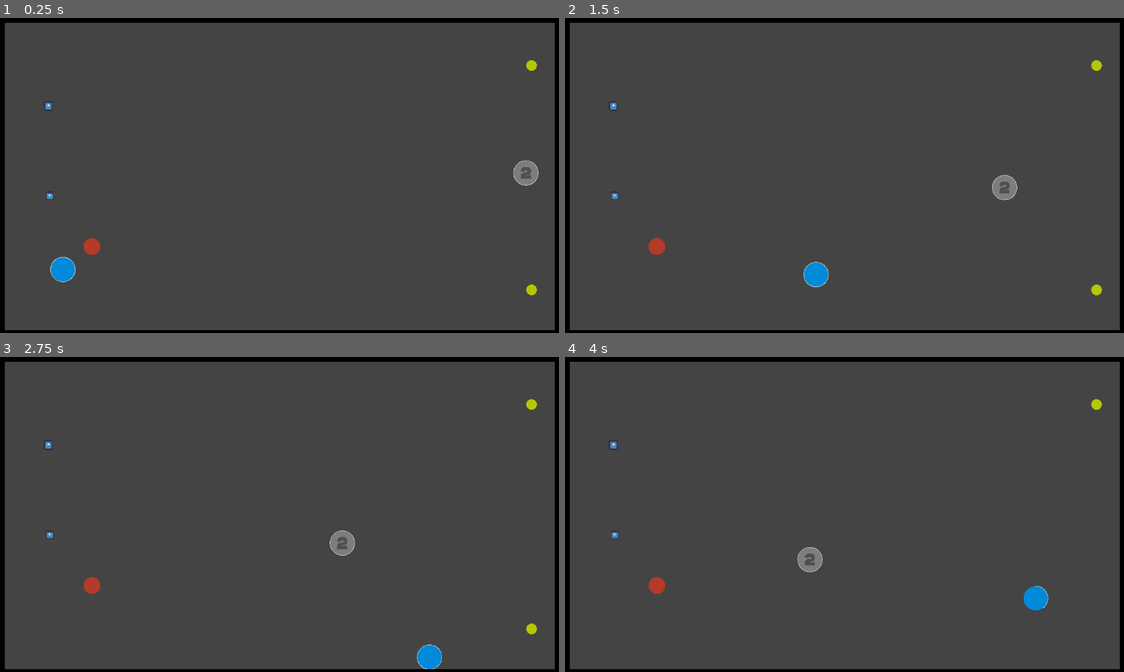
Above: before the commit, frames 1-4 (two rows, left to right).
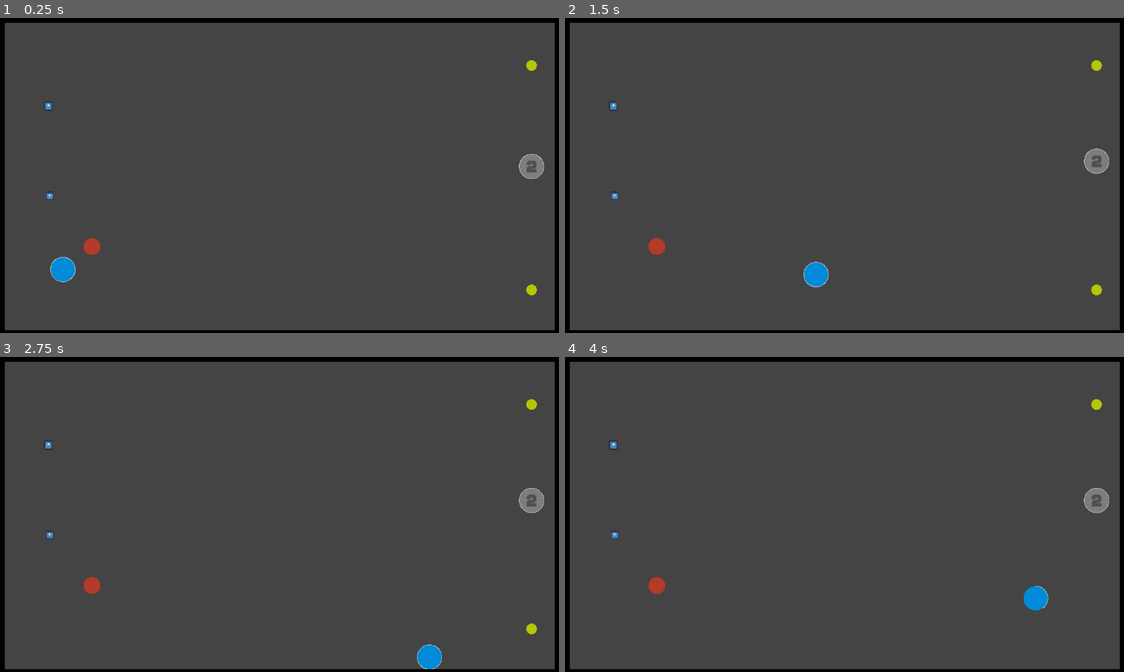
Above: after the commit, the same moments.

Repository: Coolfede97/Bots-League
Game: Godot game, scene res://PRUEBAS/pruebas.tscn
The game is run twice, just before and just after one commit, with the same random seed, the same clock (stepped at 60 frames per second) and the same inputs. The engine's default icon, where the game draws it, is replaced by a stand-in: a white triangle on a blue panel in a dark square.
Inputs (mouse positions are in pixels of both pictures, inside the frame that each line leads up to):
- Up to frame 1 (0.25 s): no input
- Up to frame 2 (1.5 s): tap Enter (ui_accept) at 0.5, 0.77 s; move the mouse to (967, 159) at 0.52 s; press the mouse at (967, 159) at 0.53 s; hold Right (ui_right) 0.53-1.28 s; move the mouse to (732, 191) at 1.27 s; release the mouse at (732, 191) at 1.28 s; hold Down (ui_down) from 1.28 s (still down); right-click (732, 191) at 1.35 s
- Up to frame 3 (2.75 s): tap Enter (ui_accept) at 1.52 s; move the mouse to (335, 445) at 2.02 s; release Down (ui_down) at 2.03 s; press the mouse at (335, 445) at 2.03 s; hold Right (ui_right) from 2.03 s (still down)
- Up to frame 4 (4 s): move the mouse to (816, 577) at 2.77 s; release Right (ui_right) at 2.78 s; release the mouse at (816, 577) at 2.78 s; hold Up (ui_up) 2.78-3.53 s; right-click (816, 577) at 2.85 s; tap Enter (ui_accept) at 3.02, 3.77 s; move the mouse to (1012, 561) at 3.52 s; press the mouse at (1012, 561) at 3.53 s; hold Left (ui_left) from 3.53 s (still down)

The runs differ from the first frame. In frame 1, 0.3% of the frame differs, in the area x 91-98%, y 43-54%; in frame 2, 0.5%, in the area x 76-98%, y 41-58%; in frame 3, 0.5%; in frame 4, 0.5%.

Commit message:
defense bot solved.  Delta added to defensive bot .

Diff:
--- a/Bots/2/Bot2.gd
+++ b/Bots/2/Bot2.gd
@@ -86,7 +86,7 @@
 		hitBall(delta)
 		functionCallable=false
 	elif functionCallable2==true and !isOfensive:
-		defenseGoal()
+		defenseGoal(delta)
 #	if move==true:
 #		if get_parent().get_node("Ball")!=null:
 #			BTBV=ball.global_position-global_position
@@ -170,20 +170,22 @@
 				calculator.kick==false
 
 		functionCallable=true
-func defenseGoal():
+func defenseGoal(delta):
+	functionCallable2=false
 	if GetMagnitude(ball.position-goalCenterVector)<300:
 		if turboRemaining>0:
-			apply_central_force(hypotenuseNormalized(ball.position-position)*turboSpeed)
+			apply_central_force(hypotenuseNormalized(ball.position-position)*turboSpeed*delta)
 			turboRemaining-=get_process_delta_time()/4.5
 			get_node("TurboBar").ChangeValue(turboRemaining)
 		else:
-			apply_central_force(hypotenuseNormalized(ball.position-position)*walkSpeed)
+			apply_central_force(hypotenuseNormalized(ball.position-position)*walkSpeed*delta)
 	elif turboRemaining<0.2:
 		var whichTurbo=Vector2()
 		if position.y<320:
 			whichTurbo=turboVector[0]
 		else:
 			whichTurbo=turboVector[1]
-		apply_central_force(hypotenuseNormalized(whichTurbo-position)*walkSpeed)
+		apply_central_force(hypotenuseNormalized(whichTurbo-position)*walkSpeed*delta)
 	elif GetMagnitude(goalCenterVector-position)>10:
-		apply_central_force(hypotenuseNormalized(goalCenterVector-position)*walkSpeed)
+		apply_central_force(hypotenuseNormalized(goalCenterVector-position)*walkSpeed*delta)
+	functionCallable2=true
--- a/Bots/2/CalculatorBot2.gd
+++ b/Bots/2/CalculatorBot2.gd
@@ -50,7 +50,7 @@
 #
 func _physics_process(delta):
 #	print("functionCallable: ", functionCallable, ", kick: ", kick)
-	if functionCallable and !kick:
+	if functionCallable and !kick and bot.isOfensive==true:
 		notAbleToKick(delta)
 func notAbleToKick(delta):
 	functionCallable=false
--- a/PRUEBAS/pruebas.tscn
+++ b/PRUEBAS/pruebas.tscn
@@ -20,7 +20,6 @@
 
 [node name="Bot2" parent="." node_paths=PackedStringArray("ball", "upCorner", "downCorner") groups=["Players"] instance=ExtResource("1_7avor")]
 position = Vector2(1088.88, 319.113)
-isOfensive = true
 walkSpeed = 60000
 turboSpeed = 120000
 hyperTurboSpeed = 240000.0
--- a/Player/player_body.tscn
+++ b/Player/player_body.tscn
@@ -14,9 +14,9 @@
 gravity_scale = 0.0
 linear_damp = 3.0
 script = ExtResource("1_0iefj")
-walkSpeed = 1000
-turboSpeed = 2000
-hyperTurboSpeed = 4000.0
+walkSpeed = 60000
+turboSpeed = 120000
+hyperTurboSpeed = 240000.0
 turboRemaining = 0.5
 
 [node name="CollisionShape2D" type="CollisionShape2D" parent="."]
